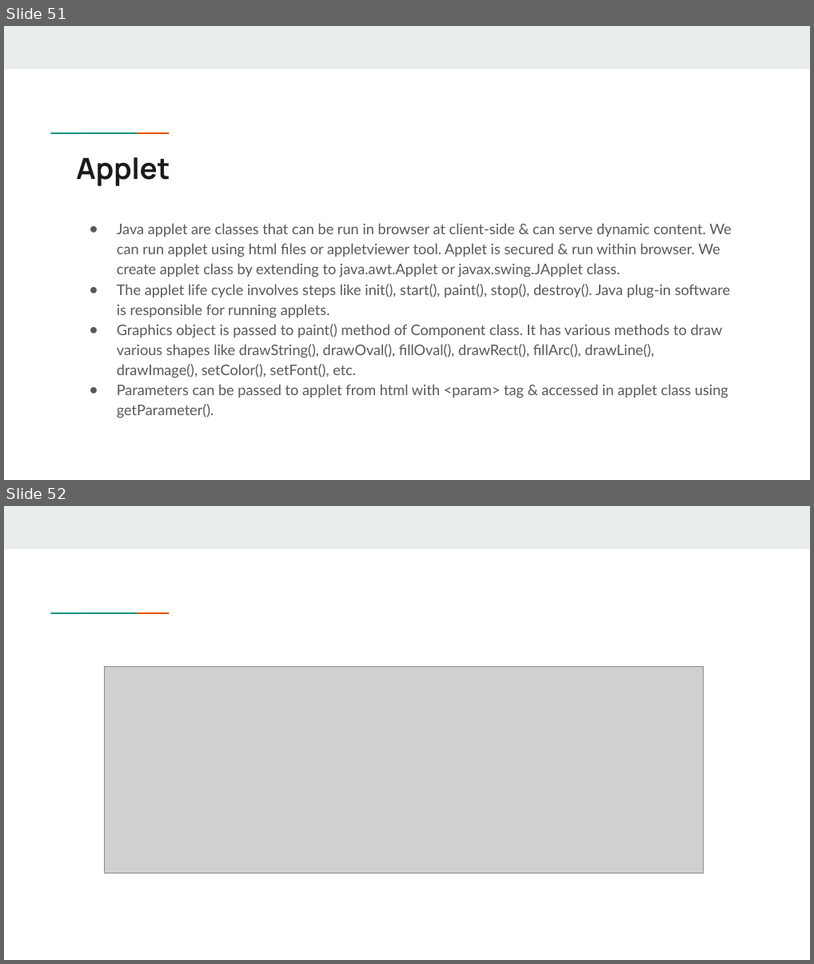
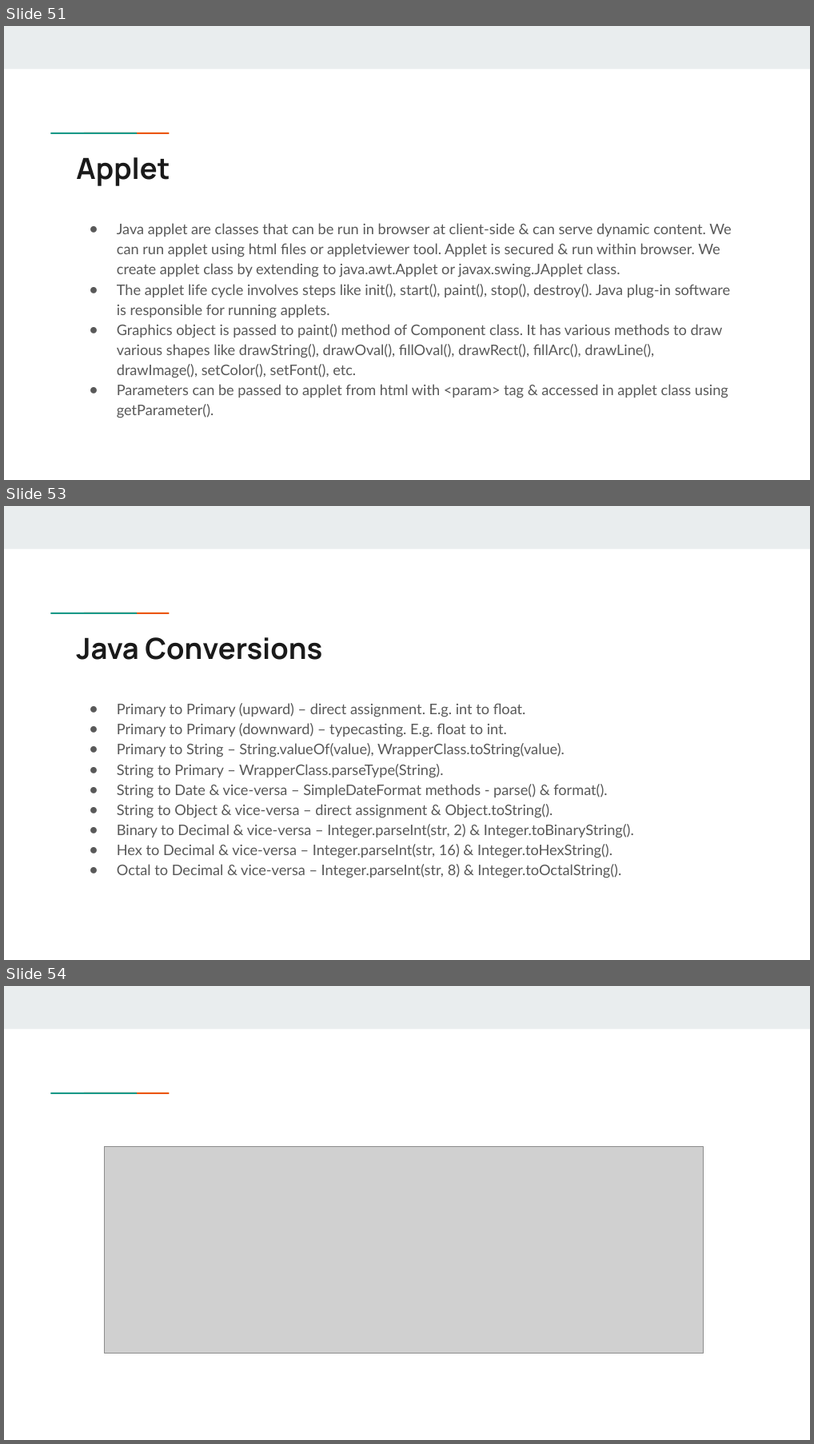
Before and after one commit to swapypatil/lang-in-a-slide, a slide deck: Java in a slide - 1.pptx. Shown one above the other, each under a label of ours: slides 51 and 52 before the commit, slides 51, 53 and 54 after it; the slides between them are not shown. The pictures are 814x964 and 814x1444 pixels, drawn with LibreOffice and Linux fonts; fonts in the diff are those of the drawing; grey boxes stand for pictures. Boxes give left, top, right and bottom in pixels: in the first picture for what was removed or moved away, otherwise in the second. Text is boxed around its words. In the diff, an @@ line names an element or a change of style, - is before the commit and + after.

```diff
--- a/Java in a slide - 1.pptx
+++ b/Java in a slide - 1.pptx
@@ slide 53 added at bbox=[4, 506, 810, 960], background #FFFFFF; not listed: 3 template elements that a slide beside it also shows @@
@@ title added at bbox=[76, 637, 322, 660], 26 pt, text #1A1A1A, bold @@
+Java Conversions
@@ text added at bbox=[117, 703, 634, 878], 13 pt, text #595959 @@
+● Primary to Primary (upward) – direct assignment. E.g. int to float.
+● Primary to Primary (downward) – typecasting. E.g. float to int.
+● Primary to String – String.valueOf(value), WrapperClass.toString(value).
+● String to Primary – WrapperClass.parseType(String).
+● String to Date & vice-versa – SimpleDateFormat methods - parse() & format().
+● String to Object & vice-versa – direct assignment & Object.toString().
+● Binary to Decimal & vice-versa – Integer.parseInt(str, 2) & Integer.toBinaryString().
+● Hex to Decimal & vice-versa – Integer.parseInt(str, 16) & Integer.toHexString().
+● Octal to Decimal & vice-versa – Integer.parseInt(str, 8) & Integer.toOctalString().
@@ what was slide 52 is now slide 54 @@
```
Also in this commit, not shown: 1 other slide added.
